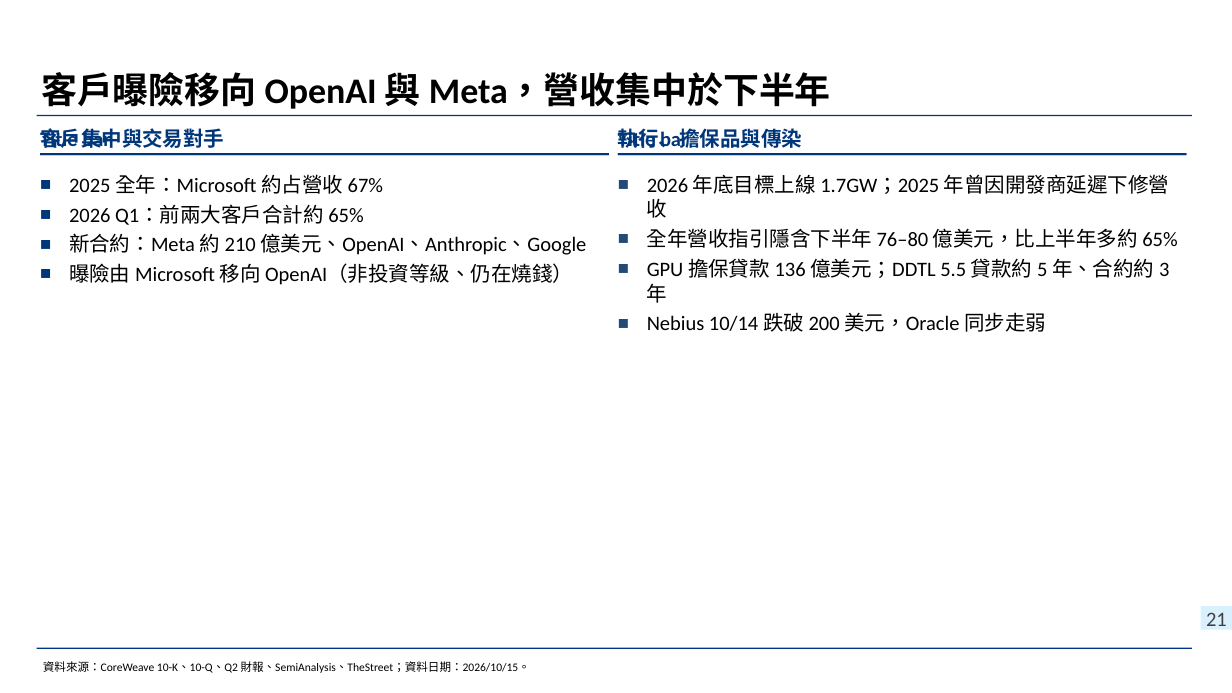
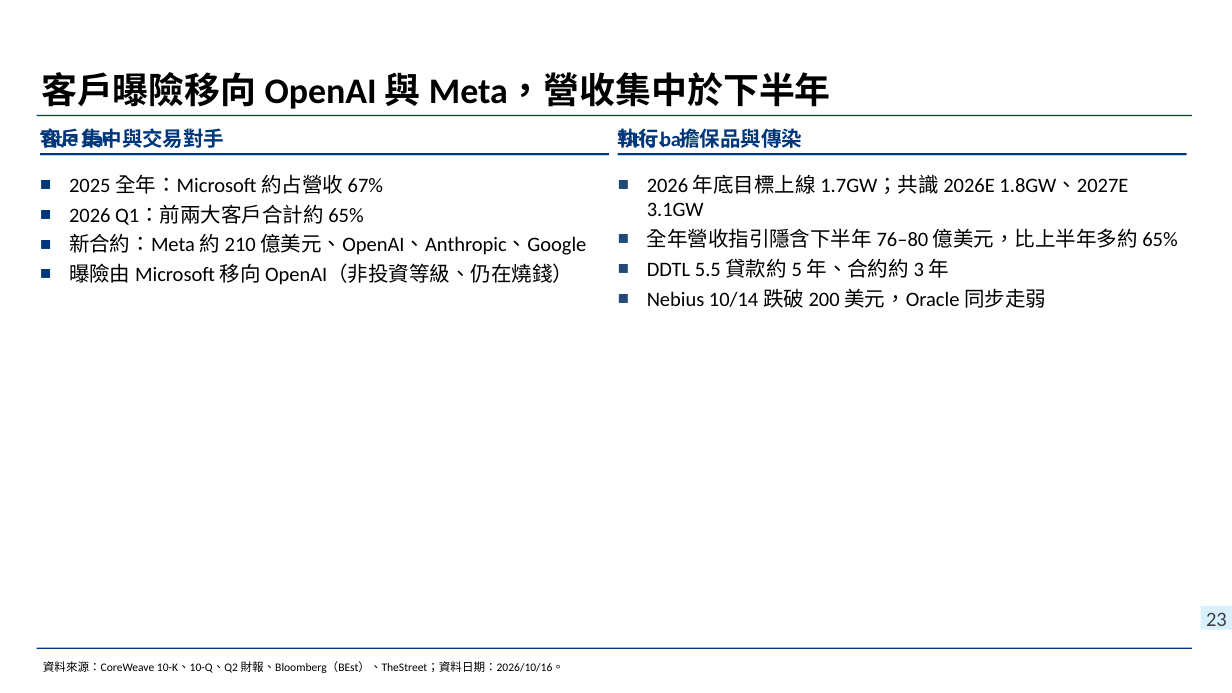
Before and after one commit to wlinoxox/Coreweave-Credit-Risk, a slide deck: slide 23 of deck/CoreWeave信用風險與融資需求_20261016.pptx (slide 21 before the commit). Drawn at 1232x693 pixels with LibreOffice and Linux fonts; fonts in the diff are those of the drawing; background and template pictures are left out. Boxes give left, top, right and bottom in pixels: in the first picture for what was removed or moved away, otherwise in the second. Text is boxed around its words. In the diff, an @@ line names an element or a change of style, - is before the commit and + after.

```diff
--- a/deck/CoreWeave信用風險與融資需求_20261016.pptx
+++ b/deck/CoreWeave信用風險與融資需求_20261016.pptx
@@ text at bbox=[647, 174, 1128, 216]: text changed @@
-■ 2026 年底目標上線 1.7GW；2025 年曾因開發商延遲下修營收
+■ 2026 年底目標上線 1.7GW；共識 2026E 1.8GW、2027E 3.1GW
@@ text at bbox=[647, 258, 950, 278]: text changed @@
-■ GPU 擔保貸款 136 億美元；DDTL 5.5 貸款約 5 年、合約約 3 年
+■ DDTL 5.5 貸款約 5 年、合約約 3 年
@@ page number at bbox=[1206, 612, 1227, 626]: text changed @@
-21
+23
@@ text at bbox=[43, 661, 564, 673]: text changed @@
-資料來源：CoreWeave 10-K、10-Q、Q2 財報、SemiAnalysis、TheStreet；資料日期：2026/10/15。
+資料來源：CoreWeave 10-K、10-Q、Q2 財報、Bloomberg（BEst）、TheStreet；資料日期：2026/10/16。
```
Also in this commit, not shown: 13 other slides changed, 5 slides added, 3 slides removed, 6 other files.
